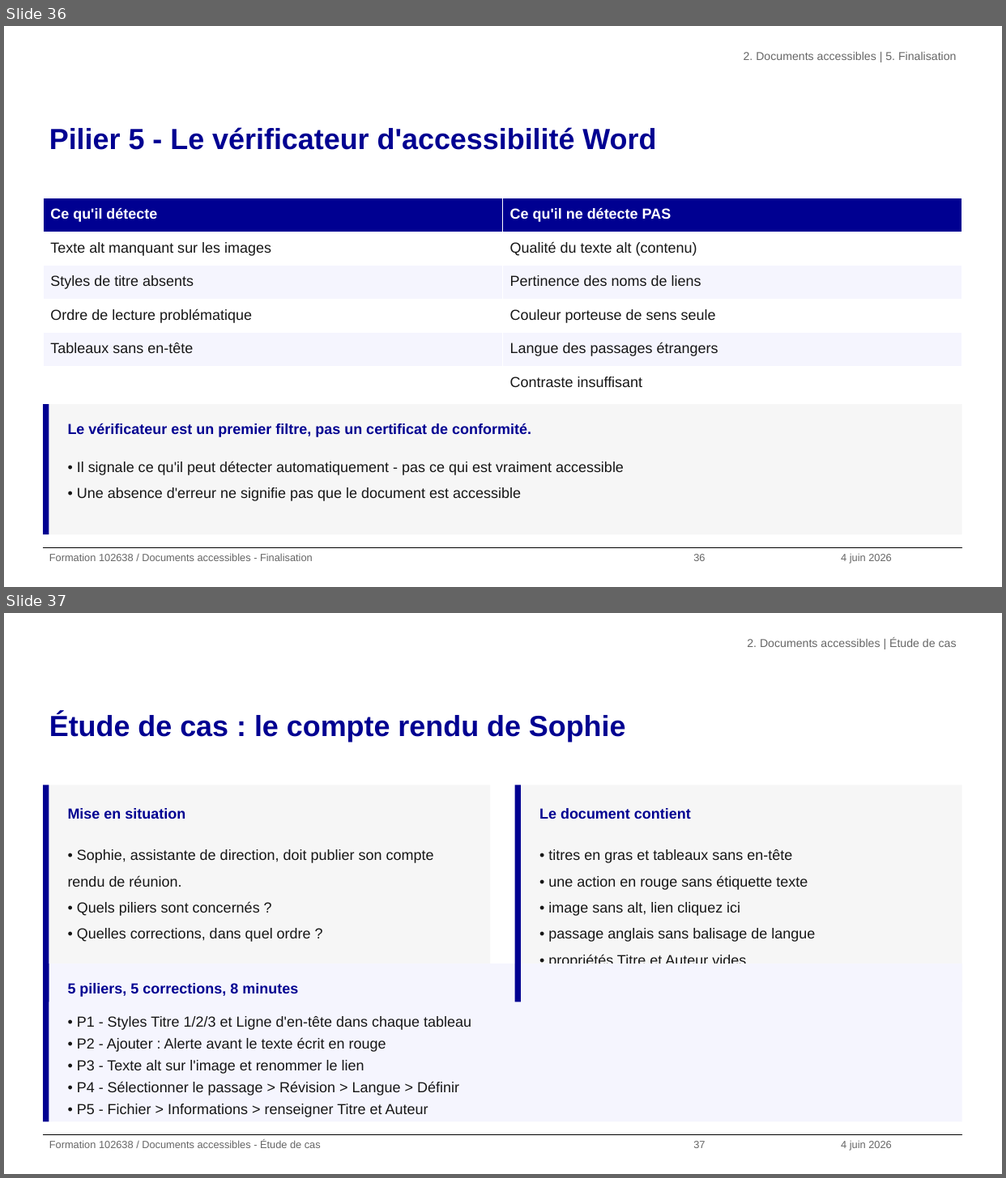
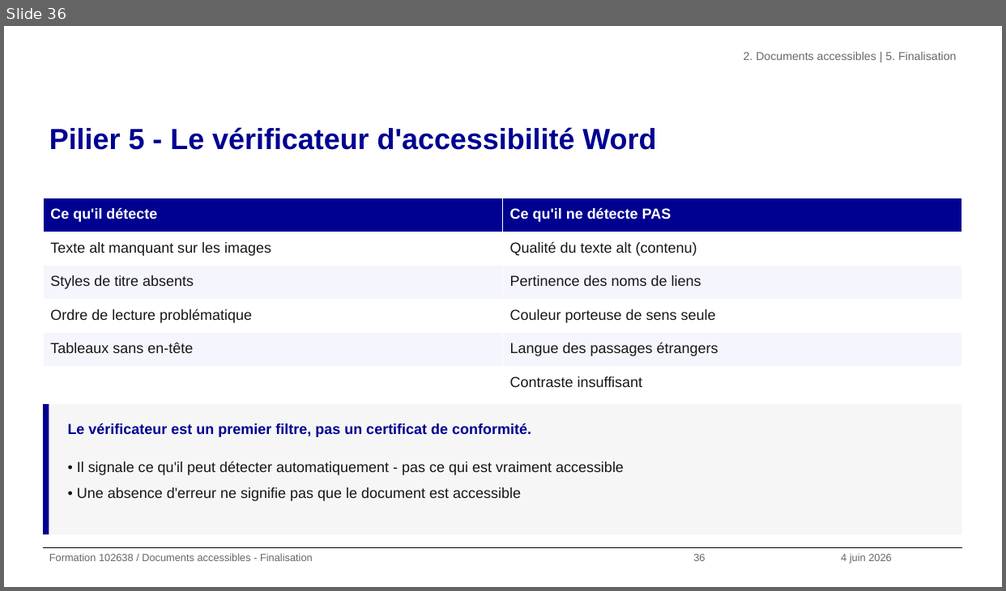
Before and after one commit to alexandra-guiderdoni/usine-fabrication-igpde-102846-ay11, a slide deck: formation-102638-juin-2026.pptx. Shown one above the other, each under a label of ours: slides 36 and 37 before the commit, slide 36 after it. The pictures are 1006x1178 and 1006x591 pixels, drawn with LibreOffice and Linux fonts; fonts in the diff are those of the drawing; background and template pictures are left out. Boxes give left, top, right and bottom in pixels: in the first picture for what was removed or moved away, otherwise in the second. Text is boxed around its words. In the diff, an @@ line names an element or a change of style, - is before the commit and + after.

Commit message:
feat: exercice Sami 14 erreurs, fausses listes, retour Sami remplace Sophie

```diff
--- a/formation-102638-juin-2026.pptx
+++ b/formation-102638-juin-2026.pptx
@@ slide 37 removed at bbox=[4, 613, 1002, 1174], background #FFFFFF; not listed: 1 template element that a slide beside it also shows @@
@@ text removed at bbox=[747, 638, 957, 647] @@
-2. Documents accessibles | Étude de cas
@@ title removed at bbox=[49, 713, 626, 742] @@
-Étude de cas : le compte rendu de Sophie
@@ rectangle removed at bbox=[43, 786, 49, 1003] @@
@@ rectangle removed at bbox=[49, 786, 490, 1003] @@
@@ rectangle removed at bbox=[514, 786, 521, 1003] @@
@@ rectangle removed at bbox=[521, 786, 961, 1003] @@
@@ text removed at bbox=[68, 808, 185, 819] @@
-Mise en situation
@@ text removed at bbox=[539, 808, 691, 819] @@
-Le document contient
@@ text removed at bbox=[68, 850, 434, 942] @@
-• Sophie, assistante de direction, doit publier son compte rendu de réunion.
-• Quels piliers sont concernés ?
-• Quelles corrections, dans quel ordre ?
@@ text removed at bbox=[548, 850, 815, 964] @@
-• titres en gras et tableaux sans en-tête
-• une action en rouge sans étiquette texte
-• image sans alt, lien cliquez ici
-• passage anglais sans balisage de langue
-• propriétés Titre et Auteur vides
@@ rectangle removed at bbox=[43, 964, 49, 1122] @@
@@ rectangle removed at bbox=[49, 964, 962, 1122] @@
@@ text removed at bbox=[68, 983, 298, 997] @@
-5 piliers, 5 corrections, 8 minutes
@@ text removed at bbox=[77, 1016, 471, 1118] @@
-• P1 - Styles Titre 1/2/3 et Ligne d'en-tête dans chaque tableau
-• P2 - Ajouter : Alerte avant le texte écrit en rouge
-• P3 - Texte alt sur l'image et renommer le lien
-• P4 - Sélectionner le passage > Révision > Langue > Définir
-• P5 - Fichier > Informations > renseigner Titre et Auteur
@@ text removed at bbox=[49, 1140, 321, 1148] @@
-Formation 102638 / Documents accessibles - Étude de cas
@@ text removed at bbox=[693, 1141, 705, 1148] @@
-37
@@ text removed at bbox=[841, 1141, 891, 1151] @@
-4 juin 2026
```
Also in this commit, not shown: 1 slide changed, 1 slide added, 7 other files.
